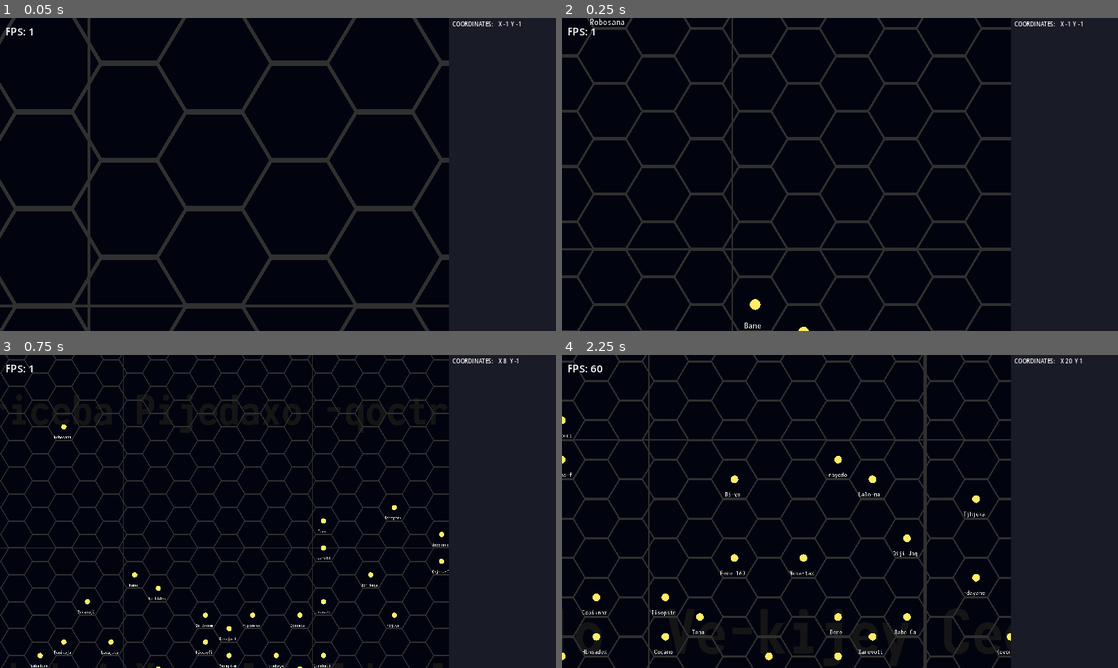
Above: before the commit, frames 1-4 (two rows, left to right).
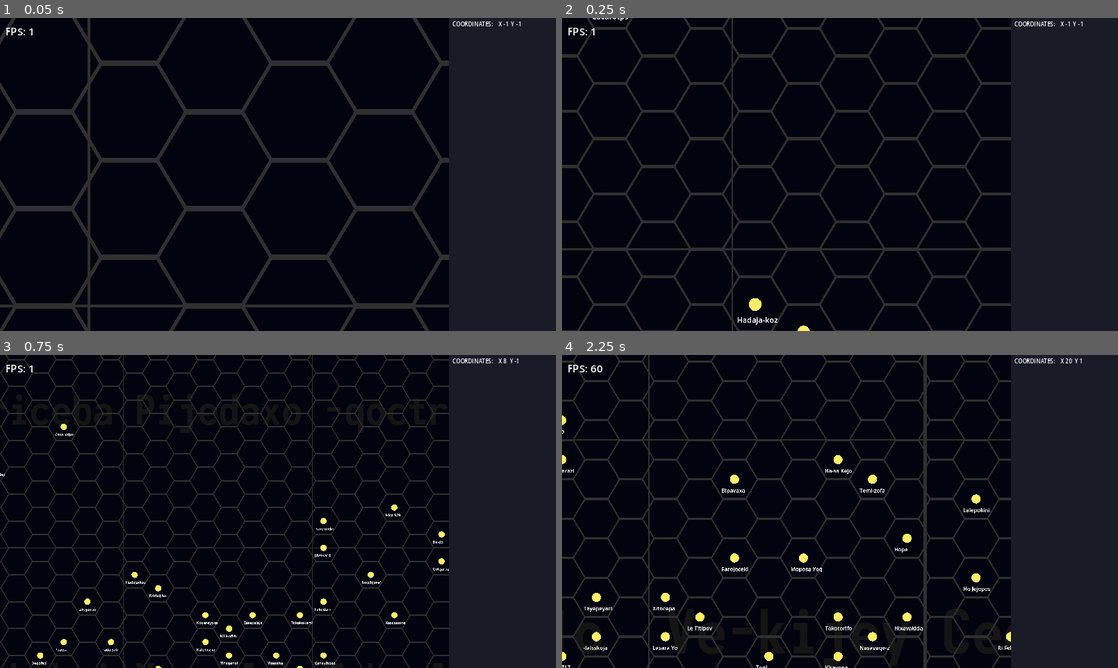
Above: after the commit, the same moments.

Repository: jamesfoxbr/Starmap
Game: Godot game, scene res://scenes/hex_map.tscn
Two runs of this game, one before a commit and one after it. Both use one fixed random seed, a clock stepped at 60 frames per second and the inputs below.
Inputs (mouse positions are in pixels of both pictures, inside the frame that each line leads up to):
- Up to frame 1 (0.05 s): no input
- Up to frame 2 (0.25 s): no input
- Up to frame 3 (0.75 s): move the mouse to (400, 495) at 0.52 s; hold Right (ui_right) from 0.53 s (still down); hold Shift (scroll_fast) from 0.53 s (still down)
- Up to frame 4 (2.25 s): move the mouse to (728, 527) at 1.27 s; release Right (ui_right) at 1.28 s; release Shift (scroll_fast) at 1.28 s; hold Down (ui_down) 1.28-2.03 s; tap Mouse wheel down (zoom_in) at 1.35 s; move the mouse to (895, 442) at 2.02 s; hold Right (ui_right) from 2.03 s (still down); tap Mouse wheel up (zoom_out) at 2.1 s

Frame 1 is identical in both runs. In frame 2, 0.2% of the frame differs, in the area x 5-45%, y 0-100%; in frame 3, 0.7%; in frame 4, 1.1%, in the area x 0-81%, y 19-100%.

Commit message:
grid memory usage soved
I can now go to the other parts of my project

Diff:
--- /dev/null
+++ b/scenes/generate_stars.tscn
@@ -0,0 +1,40 @@
+[gd_scene load_steps=7 format=3 uid="uid://bafi883yyjud8"]
+
+[ext_resource type="PackedScene" uid="uid://bbqf6yv2l3tpb" path="res://scenes/star.tscn" id="1_og20g"]
+[ext_resource type="Texture2D" uid="uid://dqm8nv6t782qp" path="res://sprites/StarsHex.png" id="2_b6kua"]
+[ext_resource type="Script" path="res://scripts/star_grid.gd" id="3_6a7sf"]
+
+[sub_resource type="TileSetScenesCollectionSource" id="TileSetScenesCollectionSource_wnsp3"]
+scenes/0/scene = ExtResource("1_og20g")
+
+[sub_resource type="TileSetAtlasSource" id="TileSetAtlasSource_2lylm"]
+texture = ExtResource("2_b6kua")
+texture_region_size = Vector2i(128, 128)
+0:0/0 = 0
+0:0/0/physics_layer_0/linear_velocity = Vector2(0, 0)
+0:0/0/physics_layer_0/angular_velocity = 0.0
+
+[sub_resource type="TileSet" id="TileSet_byslw"]
+tile_shape = 3
+tile_offset_axis = 1
+tile_size = Vector2i(384, 328)
+physics_layer_0/collision_layer = 1
+custom_data_layer_0/name = "star"
+custom_data_layer_0/type = 1
+sources/2 = SubResource("TileSetAtlasSource_2lylm")
+sources/0 = SubResource("TileSetScenesCollectionSource_wnsp3")
+
+[node name="GenerateStars" type="TileMap"]
+z_index = 2
+position = Vector2(-3000, -3000)
+tile_set = SubResource("TileSet_byslw")
+format = 2
+layer_1/name = ""
+layer_1/enabled = true
+layer_1/modulate = Color(1, 1, 1, 1)
+layer_1/y_sort_enabled = false
+layer_1/y_sort_origin = 0
+layer_1/z_index = 0
+layer_1/tile_data = PackedInt32Array()
+script = ExtResource("3_6a7sf")
+random = 0.1
--- a/scenes/hex_map.tscn
+++ b/scenes/hex_map.tscn
@@ -1,13 +1,17 @@
 [gd_scene load_steps=15 format=3 uid="uid://b7kxbr8rvmcyr"]
 
-[ext_resource type="Script" path="res://scripts/HexGridScript.gd" id="2_7kai0"]
+[ext_resource type="Script" path="res://scripts/Main.gd" id="1_n7n6h"]
 [ext_resource type="Texture2D" uid="uid://dqm8nv6t782qp" path="res://sprites/StarsHex.png" id="2_ikv5k"]
+[ext_resource type="PackedScene" uid="uid://bbqf6yv2l3tpb" path="res://scenes/star.tscn" id="2_tkky7"]
 [ext_resource type="Script" path="res://scripts/ui.gd" id="3_ofxti"]
-[ext_resource type="Script" path="res://scripts/star_grid.gd" id="3_up45h"]
 [ext_resource type="Script" path="res://scripts/Grid.gd" id="4_33mof"]
 [ext_resource type="Script" path="res://scripts/MainCamera.gd" id="4_gql0c"]
 [ext_resource type="Script" path="res://scripts/HexGrid.gd" id="4_hpmh5"]
 [ext_resource type="Script" path="res://scripts/FPS.gd" id="4_v7awf"]
+[ext_resource type="PackedScene" uid="uid://bafi883yyjud8" path="res://scenes/generate_stars.tscn" id="6_nx7dq"]
+
+[sub_resource type="TileSetScenesCollectionSource" id="TileSetScenesCollectionSource_wnsp3"]
+scenes/0/scene = ExtResource("2_tkky7")
 
 [sub_resource type="TileSetAtlasSource" id="TileSetAtlasSource_2lylm"]
 texture = ExtResource("2_ikv5k")
@@ -23,17 +27,8 @@
 physics_layer_0/collision_layer = 1
 custom_data_layer_0/name = "star"
 custom_data_layer_0/type = 1
-sources/0 = SubResource("TileSetAtlasSource_2lylm")
-
-[sub_resource type="FastNoiseLite" id="FastNoiseLite_n2088"]
-noise_type = 0
-fractal_type = 2
-
-[sub_resource type="NoiseTexture2D" id="NoiseTexture2D_c3y5i"]
-width = 1024
-height = 1024
-invert = true
-noise = SubResource("FastNoiseLite_n2088")
+sources/2 = SubResource("TileSetAtlasSource_2lylm")
+sources/0 = SubResource("TileSetScenesCollectionSource_wnsp3")
 
 [sub_resource type="SystemFont" id="SystemFont_67e08"]
 subpixel_positioning = 0
@@ -41,8 +36,8 @@
 [sub_resource type="Theme" id="Theme_0bngh"]
 default_font = SubResource("SystemFont_67e08")
 
-[node name="HexMap" type="Node2D"]
-script = ExtResource("2_7kai0")
+[node name="Main" type="Node2D"]
+script = ExtResource("1_n7n6h")
 
 [node name="Grid" type="TileMap" parent="."]
 show_behind_parent = true
@@ -74,25 +69,7 @@
 layer_1/tile_data = PackedInt32Array()
 script = ExtResource("4_hpmh5")
 
-[node name="GenerateStars" type="TileMap" parent="."]
-z_index = 2
-position = Vector2(-3000, -3000)
-tile_set = SubResource("TileSet_byslw")
-format = 2
-layer_1/name = ""
-layer_1/enabled = true
-layer_1/modulate = Color(1, 1, 1, 1)
-layer_1/y_sort_enabled = false
-layer_1/y_sort_origin = 0
-layer_1/z_index = 0
-layer_1/tile_data = PackedInt32Array()
-script = ExtResource("3_up45h")
-random = 0.1
-
-[node name="Noise" type="Sprite2D" parent="GenerateStars"]
-visible = false
-position = Vector2(3000, 3000)
-texture = SubResource("NoiseTexture2D_c3y5i")
+[node name="GenerateStars" parent="." instance=ExtResource("6_nx7dq")]
 
 [node name="UI" type="CanvasLayer" parent="."]
 script = ExtResource("3_ofxti")
--- /dev/null
+++ b/scenes/star.tscn
@@ -0,0 +1,21 @@
+[gd_scene load_steps=3 format=3 uid="uid://bbqf6yv2l3tpb"]
+
+[ext_resource type="Script" path="res://scripts/star.gd" id="1_jd0qx"]
+[ext_resource type="Texture2D" uid="uid://dqm8nv6t782qp" path="res://sprites/StarsHex.png" id="1_mgucm"]
+
+[node name="Star" type="Node2D"]
+script = ExtResource("1_jd0qx")
+
+[node name="Sprite" type="Sprite2D" parent="."]
+scale = Vector2(1.2, 1.2)
+texture = ExtResource("1_mgucm")
+region_enabled = true
+region_rect = Rect2(0, 0, 128, 128)
+
+[node name="StarName" type="RichTextLabel" parent="."]
+offset_left = -108.0
+offset_top = 60.0
+offset_right = 289.0
+offset_bottom = 127.0
+theme_override_font_sizes/normal_font_size = 45
+text = "NAME"
--- a/scripts/Grid.gd
+++ b/scripts/Grid.gd
@@ -35,8 +35,6 @@
 var cam_y: int
 var cam_zoom: float
 
-var draw_cooldown: bool = true
-
 ################################################################################
 # Draw hex grid lines variables
 ################################################################################
@@ -59,12 +57,8 @@
 
 @warning_ignore("unused_parameter")
 func _process(delta):
-	if last_cam_pos != Vector2i(cam_x,cam_y) and draw_cooldown == true:
-		draw_cooldown = false
-		queue_redraw()
-		last_cam_pos = Vector2i(cam_x,cam_y)
-		await get_tree().create_timer(0.11).timeout
-		draw_cooldown = true
+	queue_redraw()
+
 
 
 func procedural_seed(my_seed, i, j):
--- a/scripts/HexGrid.gd
+++ b/scripts/HexGrid.gd
@@ -38,19 +38,13 @@
 var grid_color = Color.html("#303030")
 
 
-var draw_cooldown: bool = true
-
 func _ready():
 	pass # Replace with function body.
 
 
 func _process(delta):
-	if last_cam_pos != Vector2i(cam_x,cam_y) and draw_cooldown == true:
-		draw_cooldown = false
-		queue_redraw()
-		last_cam_pos = Vector2i(cam_x,cam_y)
-		await get_tree().create_timer(0.1).timeout
-		draw_cooldown = true
+	queue_redraw()
+
 
 func _draw():
 	for i in cells_width:
--- a/scripts/HexGridScript.gd
+++ b/scripts/Main.gd
@@ -1,17 +1,17 @@
 extends Node2D
 
 @onready var camera = $MainCamera
-@onready var GenerateStars = $GenerateStars
 @onready var grid = $Grid
 @onready var UI = $UI
 @onready var hex_grid = $HexGrid
+@onready var new_grid = preload("res://scenes/generate_stars.tscn")
 
 signal camera_position(camx, camy)
 
 var camera_pos_x: float
 var camera_pos_y: float
 
-var grid_refresh = false
+var grid_refresh = true
 
 @export var move_speed: float = 400
 
@@ -20,10 +20,31 @@
 	adjust_grid_to_screen()
 	move_screen(delta)
 	keyboard()
+	refresh_grid()
 	send_camera_position()
+
+func refresh_grid():
+	############################################################################
+	# Don't touch this fucking function!!!
+	############################################################################
+	var GS = $GenerateStars
+	if grid_refresh == true:
+		grid_refresh = false
+		var instance = new_grid.instantiate()
+		instance.position = Vector2(-3000, -3000)
+		add_child(instance)
+		GS.name = "merda"
+		instance.name = "GenerateStars"
+		GS = $merda
+		await get_tree().create_timer(3).timeout
+		GS.queue_free()
+
+		await get_tree().create_timer(3).timeout
+		grid_refresh = true
 
 
 func send_camera_position():
+	var GenerateStars = $GenerateStars
 	GenerateStars.camera_coord(camera_pos_x, camera_pos_y)
 	grid.camera_coord(camera_pos_x, camera_pos_y)
 	hex_grid.camera_coord(camera_pos_x, camera_pos_y)
--- a/scripts/MainCamera.gd
+++ b/scripts/MainCamera.gd
@@ -5,6 +5,7 @@
 @export var zoom_target: float = 0.2
 @export var zoom_speed: float = 5
 
+@onready var Generate_stars = $"../GenerateStars"
 
 func  _unhandled_input(event):
 	if event is InputEventMouseMotion:
--- a/scripts/Star.gd
+++ b/scripts/Star.gd
@@ -1,5 +1,9 @@
-extends Node
-class_name Star
+extends Node2D
 
-var star_name: String
-var star_coordinate: Vector2
+@onready var nam = Names.new()
+
+func _ready():
+	seed(position.x + position.y)
+	var star_name = nam.generate_name()
+	$StarName.text = star_name
+	name = star_name
--- /dev/null
+++ b/scripts/Star_class.gd
@@ -0,0 +1,14 @@
+extends Node
+class_name Star_class
+
+
+var star: String
+var coord: Vector2i
+
+
+func _ready():
+	pass # Replace with function body.
+
+
+func _process(delta):
+	pass
--- a/scripts/star_grid.gd
+++ b/scripts/star_grid.gd
@@ -1,7 +1,6 @@
 extends TileMap
 
 @onready var UI = $"../UI"
-@onready var camera = get_parent().get_node("MainCamera")
 
 var tile_position: Vector2
 var star_names = Names.new()
@@ -21,7 +20,7 @@
 # World Names in the hex grid
 ################################################################################
 @export var star_name_position = Vector2(-190, 144)
-var font = load("res://monofonto rg.otf")
+var font = preload("res://monofonto rg.otf")
 var font_size = 52
 var font_border: int = 4
 @export var star_name_chars: int = 10
@@ -57,90 +56,50 @@
 @export var star_frequence2: float = 0.365
 
 @export var random: float = 0.2
-var draw_cooldown: bool = true
-
-
-func _ready():
-	# This wait is to make sure the first map frame is generated right
-	await get_tree().create_timer(0.1).timeout
-	draw_tile()
-	queue_redraw()
 
 
 @warning_ignore("unused_parameter")
 func _process(delta):
 	noise_settings()
-	if last_cam_pos != Vector2i(cam_x,cam_y) and draw_cooldown == true:
-		draw_cooldown = false
-		clear()
-		queue_redraw()
-		draw_tile()
-		last_cam_pos = Vector2i(cam_x,cam_y)
-		await get_tree().create_timer(0.111).timeout
-		draw_cooldown = true
-
-	# Send mouse global position to show tile coornates Y and X in the UI labels.
+	draw_stars()
 	send_map_coord()
 
 
-
-func noise_settings():
-	star_noises.frequency = star_noises_frequency
-	star_noises.fractal_octaves = octaves
-	star_noises.fractal_lacunarity = lacunarity
-	star_noises.fractal_gain = gain
-	star_noises.fractal_type = fractal_type
-
-
-	star_noises2.frequency = star_noises_frequency2
-	star_noises2.fractal_octaves = octaves2
-	star_noises2.fractal_lacunarity = lacunarity2
-	star_noises2.fractal_gain = gain2
-	star_noises2.fractal_type = fractal_type2
-
+func camera_coord(cx: float, cy: float,):
+	var coords = local_to_map(Vector2(cx, cy))
+	cam_x = coords.x
+	cam_y = coords.y
 
 func procedural_seed(my_seed, i, j):
 	seed(((cam_x + i) * (cam_x + i) * (cam_x + i) +
 	(cam_y + j) * (cam_y + j) + (cam_x + i) * (cam_y + j)) + my_seed)
 
 
-func _draw():
-	for i in cells_width:
-		for j in cells_height:
-			procedural_seed(1, i, j)
-
-			tile_position = Vector2(
-				cam_x + i + cells_offset_x, cam_y + j + cells_offset_y)
-			star_name_position_hex = map_to_local(
-				Vector2(
-					cam_x + i + cells_offset_x, cam_y + j + cells_offset_y
-					)) + star_name_position
-
-			name_generator_position = local_to_map(Vector2(cam_x + i, cam_y + j))
-
-			if get_cell_tile_data(0, tile_position):
-				draw_star_names()
-
-
-func draw_tile():
+func draw_stars():
 	for x in cells_width:
 		for y in cells_height:
 			procedural_seed(1, x, y)
+			tile_position = Vector2(cam_x + x + cells_offset_x, cam_y + y + cells_offset_y)
 
-			tile_position = Vector2(
-				cam_x + x + cells_offset_x, cam_y + y + cells_offset_y
-				)
+			star_name_position_hex = map_to_local(
+				Vector2(
+					cam_x + x + cells_offset_x, cam_y + y + cells_offset_y
+						)) + star_name_position
+
+			name_generator_position = local_to_map(Vector2(cam_x + x + cells_offset_x,
+				 cam_y + y + cells_offset_y))
 
 			var star_noise = star_noises.get_noise_2d(tile_position.x, tile_position.y)
 			var star_noise2 = star_noises2.get_noise_2d(tile_position.x, tile_position.y)
 
 			if (abs(star_noise) > star_frequence + randommizing_stars(random)
-				or abs(star_noise2) > star_frequence2 + randommizing_stars(random)):
+			or abs(star_noise2) > star_frequence2 + randommizing_stars(random)):
 				set_cell(0, tile_position, 0, Vector2(0, 0))
+				var naming = str(star_names.generate_name()).left(8)
 
 
-func draw_star_names():
-	var star_name = str(star_names.generate_name()).left(8)
+func draw_star_names(st):
+	var star_name = st
 	draw_string(
 		font, star_name_position_hex, star_name, HORIZONTAL_ALIGNMENT_CENTER,
 		star_name_chars * name_width, font_size, Color.WHITE)
@@ -153,11 +112,62 @@
 	return ra
 
 
-func camera_coord(cx: float, cy: float,):
-	var coords = local_to_map(Vector2(cx, cy))
-	cam_x = coords.x
-	cam_y = coords.y
+func send_map_coord():
+	UI.coordinates(local_to_map(get_global_mouse_position()))
 
 
-func send_map_coord():
-	UI.coordinates(local_to_map(get_global_mouse_position()))
+func noise_settings():
+	star_noises.frequency = star_noises_frequency
+	star_noises.fractal_octaves = octaves
+	star_noises.fractal_lacunarity = lacunarity
+	star_noises.fractal_gain = gain
+	star_noises.fractal_type = fractal_type
+
+	star_noises2.frequency = star_noises_frequency2
+	star_noises2.fractal_octaves = octaves2
+	star_noises2.fractal_lacunarity = lacunarity2
+	star_noises2.fractal_gain = gain2
+	star_noises2.fractal_type = fractal_type2
+
+
+func generate_name():
+	var char1 = [
+		"b","c","d","f","h","j","l","m","n","p","q","r","s","t","v","x","z","j","k","y",
+		"b","c","d","f","h","j","l","m","n","p","q","r","s","t","v","x","z","j","k","y",
+		"b","c","d","f","h","j","l","m","n","p","q","r","s","t","v","x","z","j","k","y",
+		"b","c","d","f","h","j","l","m","n","p","q","r","s","t","v","x","z","j","k","y",]
+	var char2 = [
+		"a","a","e","i","o"]
+	var char3  = [
+		"bh","br","bl","cr","ch","dr","dh","fr","fh","jh","gr","nh","mh","mr",
+		"pr","ph","ps","pw","st","str","sh","sw","sp","sk","sl","ss","tr","th","wh",
+		"wr","vl","vh","vr","wl","a","e","i","o","u"]
+	var store_name = []
+	var complete = ""
+
+	# Create sylables
+	for i in randf_range(1, 8):
+		var space: String = ""
+		var special_char: String = ""
+
+		if  randf() < 0.05:
+			special_char = char3.pick_random()
+		else:
+			special_char = char2.pick_random()
+
+		if randf() < 0.05:
+			store_name.push_back(" ")
+		elif randf() > 0.95:
+			store_name.push_back("-")
+
+		store_name.push_back(char1.pick_random() + special_char + space)
+
+	# create a possible number at the end of the star name
+	if randf() < 0.2:
+		store_name.push_back(str(floor(randf_range(1, 999))))
+
+	# concatenate the sylables togheter forming a name
+	for i in range(0,store_name.size()):
+		complete += store_name[i]
+
+	return complete.capitalize().left(star_name_chars)
